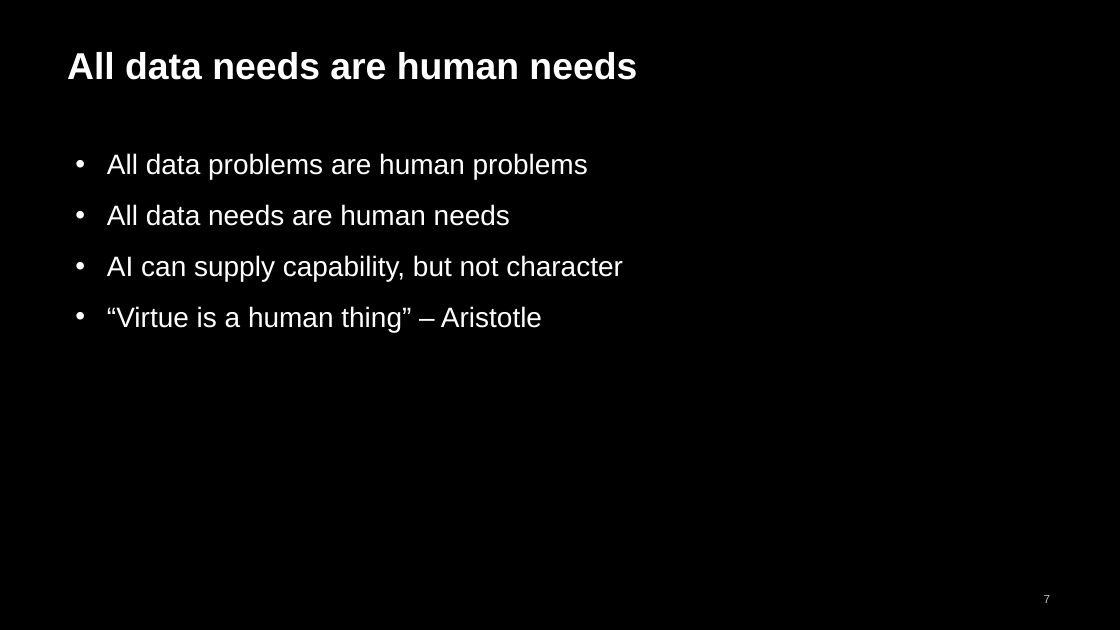
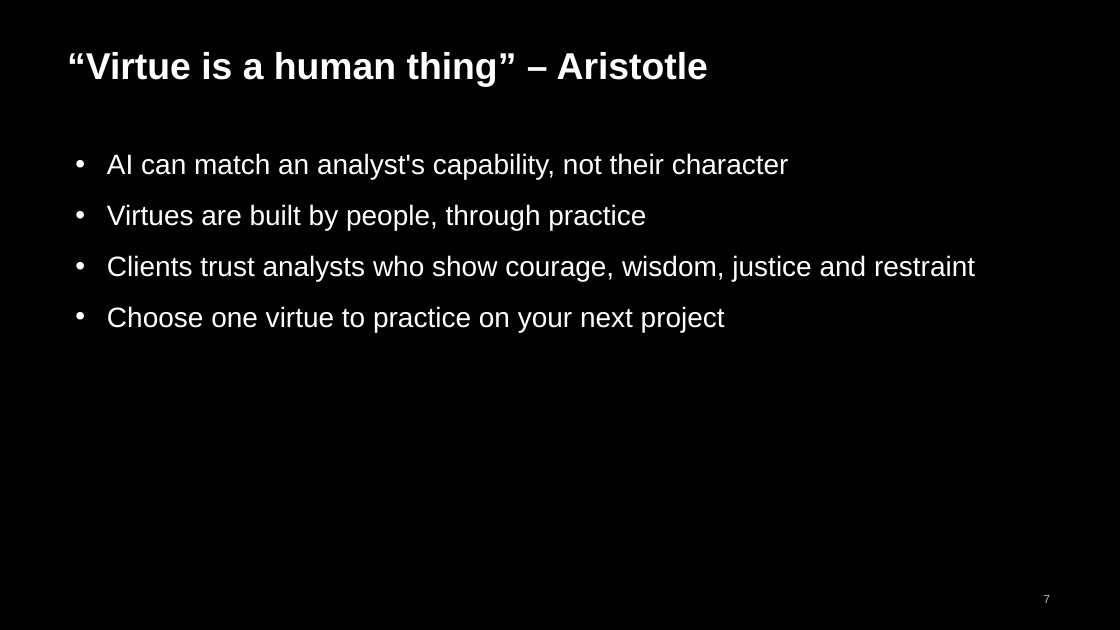
Before and after one commit to andrewcistola/Advanced-Data-Analytics-for-Health-Professionals, a slide deck: slide 7 of special-lectures/special03_virtues_for_the_data_analyst.pptx. Drawn at 1120x630 pixels with LibreOffice and Linux fonts; fonts in the diff are those of the drawing. Boxes give left, top, right and bottom in pixels: in the first picture for what was removed or moved away, otherwise in the second. Text is boxed around its words. In the diff, an @@ line names an element or a change of style, - is before the commit and + after.

```diff
--- a/special-lectures/special03_virtues_for_the_data_analyst.pptx
+++ b/special-lectures/special03_virtues_for_the_data_analyst.pptx
@@ title at box(67, 52, 708, 87): text changed @@
-All data needs are human needs
+“Virtue is a human thing” – Aristotle
@@ text at box(107, 153, 975, 332): text changed @@
-• All data problems are human problems
-• All data needs are human needs
-• AI can supply capability, but not character
-• “Virtue is a human thing” – Aristotle
+• AI can match an analyst's capability, not their character
+• Virtues are built by people, through practice
+• Clients trust analysts who show courage, wisdom, justice and restraint
+• Choose one virtue to practice on your next project
```
